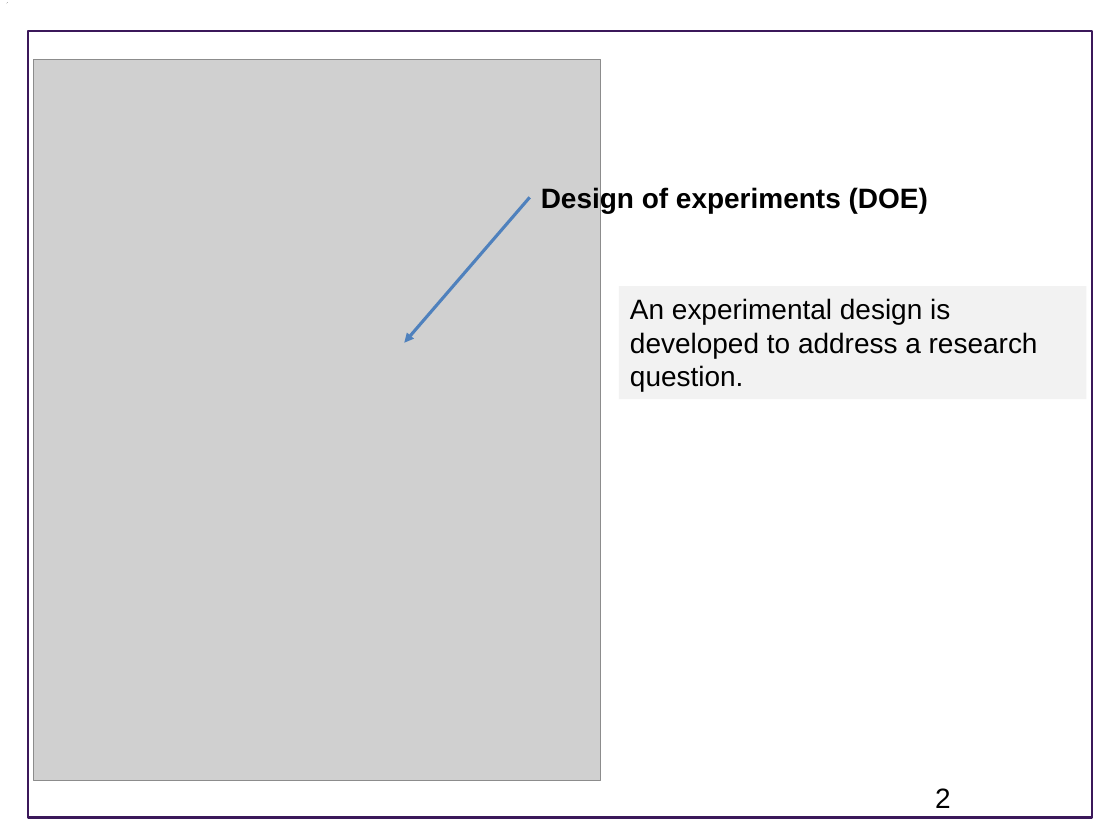
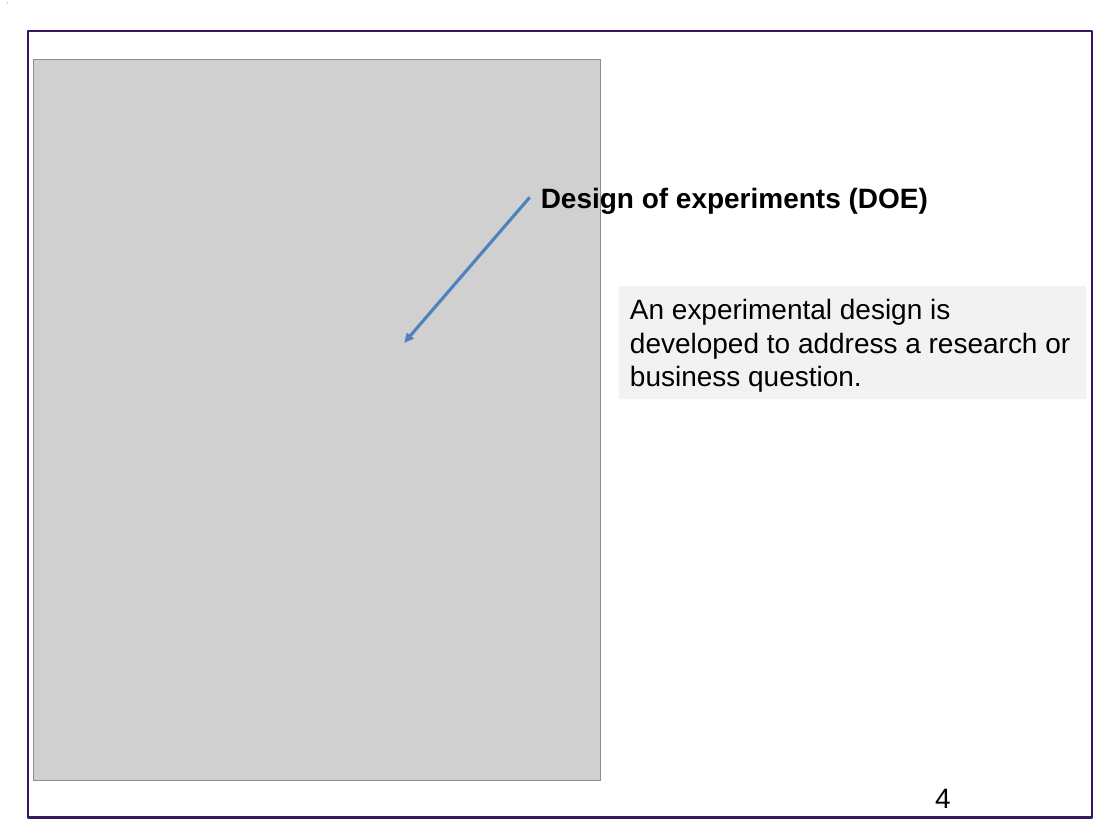
Before and after one commit to ModelEngineering/BIOEN-437, a slide deck: slide 4 of Lectures/Design-Of-Experiments/doe_overview.pptx (slide 2 before the commit). Drawn at 1120x840 pixels with LibreOffice and Linux fonts; fonts in the diff are those of the drawing; grey boxes stand for pictures; background and template pictures are left out. Boxes give left, top, right and bottom in pixels: in the first picture for what was removed or moved away, otherwise in the second. Text is boxed around its words. In the diff, an @@ line names an element or a change of style, - is before the commit and + after.

Commit message:
Updates to slides and exam question

```diff
--- a/Lectures/Design-Of-Experiments/doe_overview.pptx
+++ b/Lectures/Design-Of-Experiments/doe_overview.pptx
@@ text in rectangle at box(630, 298, 1070, 392): text changed @@
-An experimental design is developed to address a research question.
+An experimental design is developed to address a research or business question.
@@ page number at box(935, 788, 951, 808): text changed @@
-2
+4
```
Also in this commit, not shown: 10 other slides changed, 3 slides added, 1 other file.
